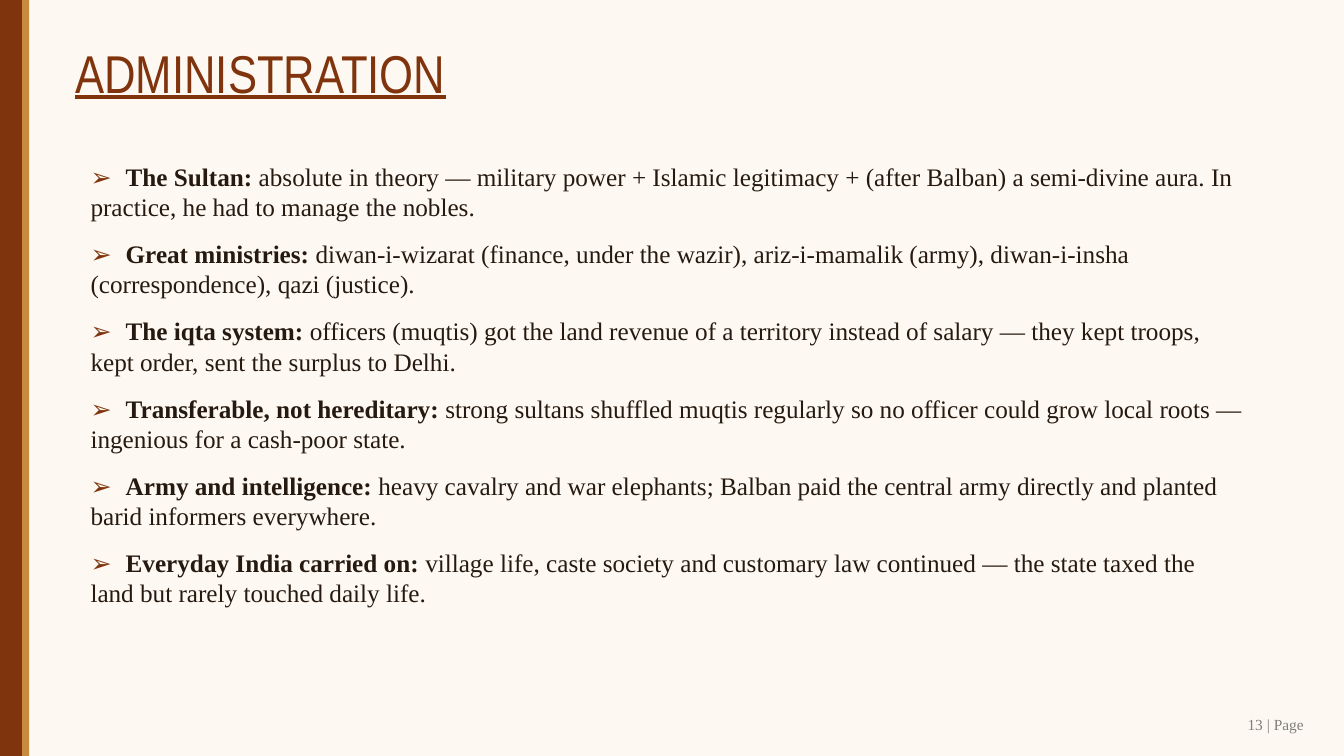
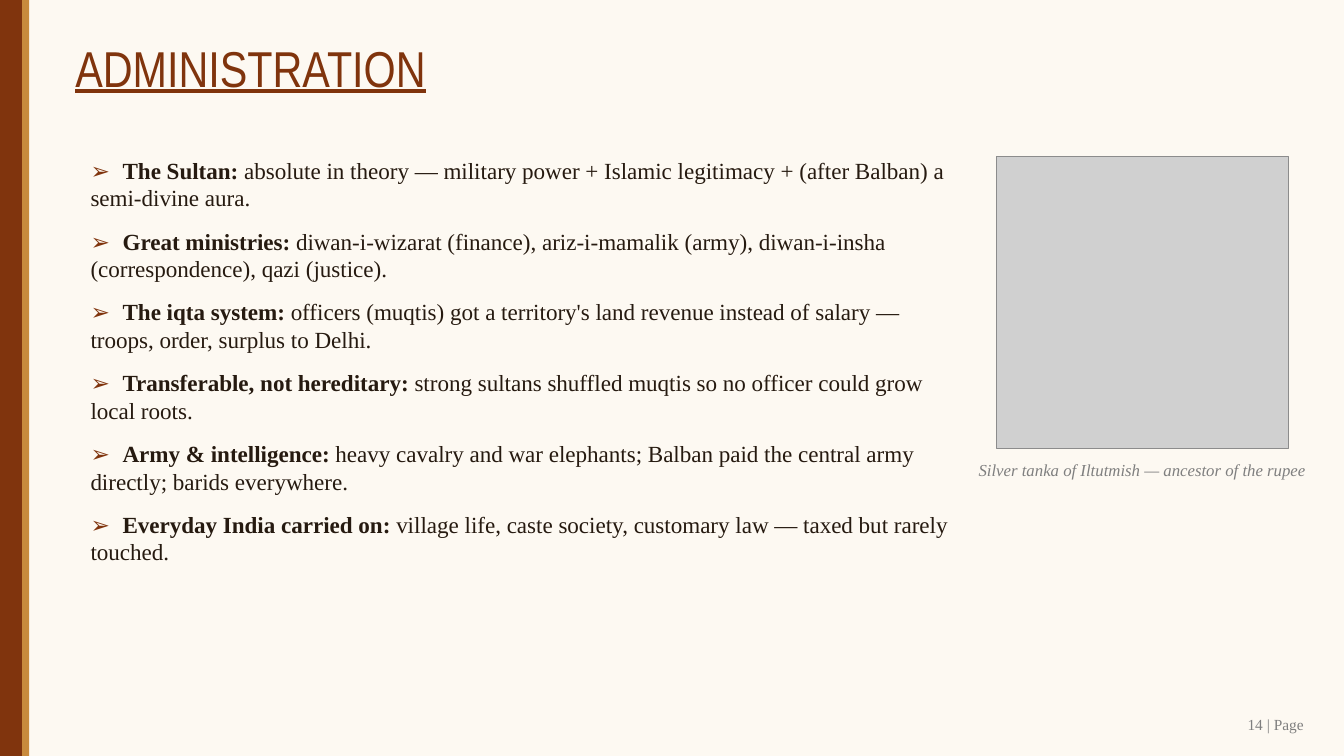
Before and after one commit to SangamSitapuri07/SIH, a slide deck: slide 14 of assignment/Slave_Dynasty_Mamluk_Presentation.pptx (slide 13 before the commit). Drawn at 1344x756 pixels with LibreOffice and Linux fonts; fonts in the diff are those of the drawing; grey boxes stand for pictures. Boxes give left, top, right and bottom in pixels: in the first picture for what was removed or moved away, otherwise in the second. Text is boxed around its words. In the diff, an @@ line names an element or a change of style, - is before the commit and + after.

```diff
--- a/assignment/Slave_Dynasty_Mamluk_Presentation.pptx
+++ b/assignment/Slave_Dynasty_Mamluk_Presentation.pptx
@@ text "ADMINISTRATION" at <box>75,52,425,93</box>: size 38 to 36 pt @@
@@ text at <box>91,162,948,561</box>: text changed; size 18 to 16.5 pt @@
-➢ The Sultan: absolute in theory — military power + Islamic legitimacy + (after Balban) a semi-divine aura. In practice, he had to manage the nobles.
-➢ Great ministries: diwan-i-wizarat (finance, under the wazir), ariz-i-mamalik (army), diwan-i-insha (correspondence), qazi (justice).
-➢ The iqta system: officers (muqtis) got the land revenue of a territory instead of salary — they kept troops, kept order, sent the surplus to Delhi.
-➢ Transferable, not hereditary: strong sultans shuffled muqtis regularly so no officer could grow local roots — ingenious for a cash-poor state.
-➢ Army and intelligence: heavy cavalry and war elephants; Balban paid the central army directly and planted barid informers everywhere.
-➢ Everyday India carried on: village life, caste society and customary law continued — the state taxed the land but rarely touched daily life.
+➢ The Sultan: absolute in theory — military power + Islamic legitimacy + (after Balban) a semi-divine aura.
+➢ Great ministries: diwan-i-wizarat (finance), ariz-i-mamalik (army), diwan-i-insha (correspondence), qazi (justice).
+➢ The iqta system: officers (muqtis) got a territory's land revenue instead of salary — troops, order, surplus to Delhi.
+➢ Transferable, not hereditary: strong sultans shuffled muqtis so no officer could grow local roots.
+➢ Army & intelligence: heavy cavalry and war elephants; Balban paid the central army directly; barids everywhere.
+➢ Everyday India carried on: village life, caste society, customary law — taxed but rarely touched.
@@ picture added at <box>996,156,1289,449</box> @@
@@ text added at <box>979,464,1305,480</box>, 12 pt, text #7F7F7F, italic @@
+Silver tanka of Iltutmish — ancestor of the rupee
@@ text at <box>1248,720,1304,733</box>: text changed @@
-13 | Page
+14 | Page
```
Also in this commit, not shown: 15 other slides changed, 1 slide added, 8 other files.
